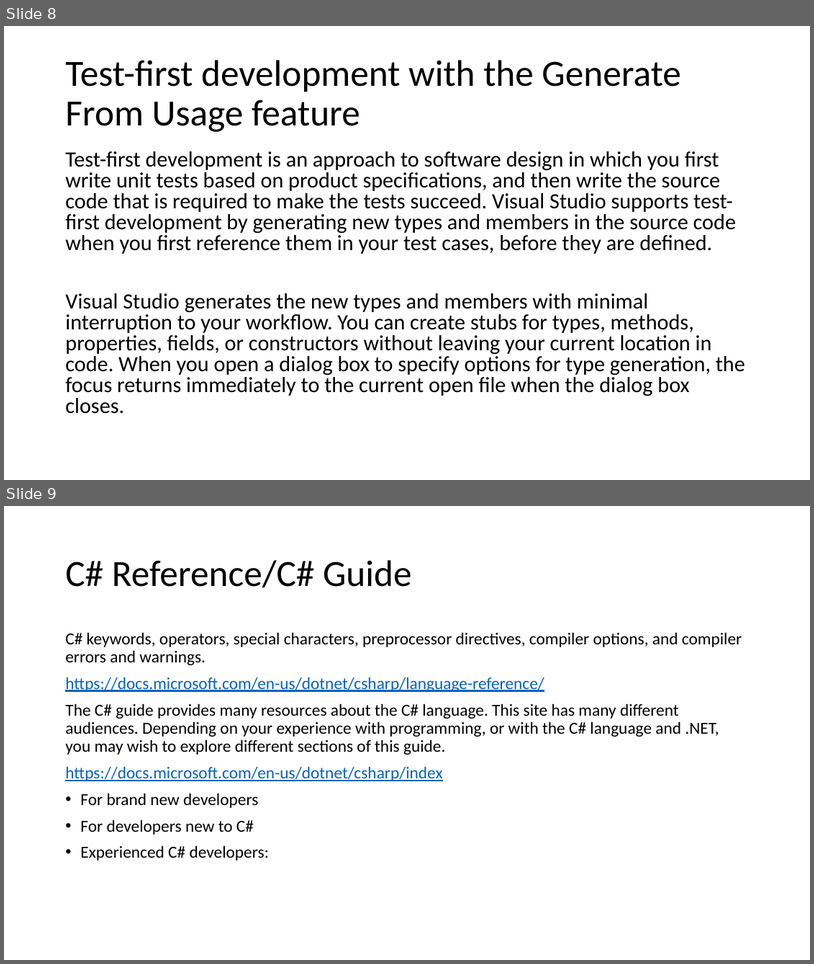
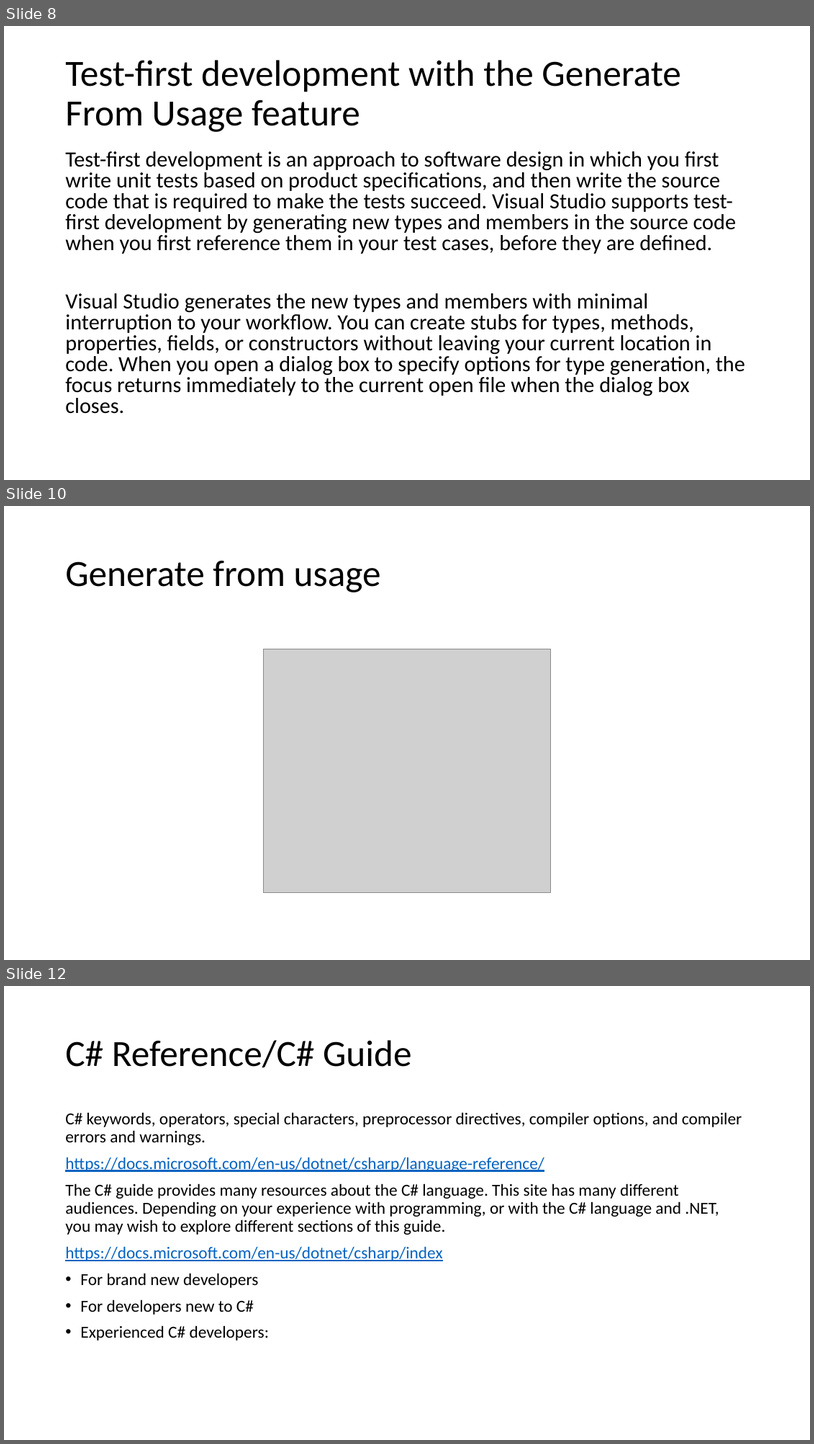
Before and after one commit to karenpayneoregon/VisualStudioEducation, a slide deck: PowerPoint/Working with Visual Studio.pptx. Shown one above the other, each under a label of ours: slides 8 and 9 before the commit, slides 8, 10 and 12 after it; the slides between them are not shown. The pictures are 814x964 and 814x1444 pixels, drawn with LibreOffice and Linux fonts; fonts in the diff are those of the drawing; grey boxes stand for pictures. Boxes give left, top, right and bottom in pixels: in the first picture for what was removed or moved away, otherwise in the second. Text is boxed around its words. In the diff, an @@ line names an element or a change of style, - is before the commit and + after.

```diff
--- a/PowerPoint/Working with Visual Studio.pptx
+++ b/PowerPoint/Working with Visual Studio.pptx
@@ slide 10 added at [4,506,810,960], background #FFFFFF @@
@@ title added at [65,560,381,592], 44 pt, text #000000 @@
+Generate from usage
@@ picture added at [263,649,551,893] @@
@@ what was slide 9 is now slide 12 @@
```
Also in this commit, not shown: 3 other slides added, 9 other files.
